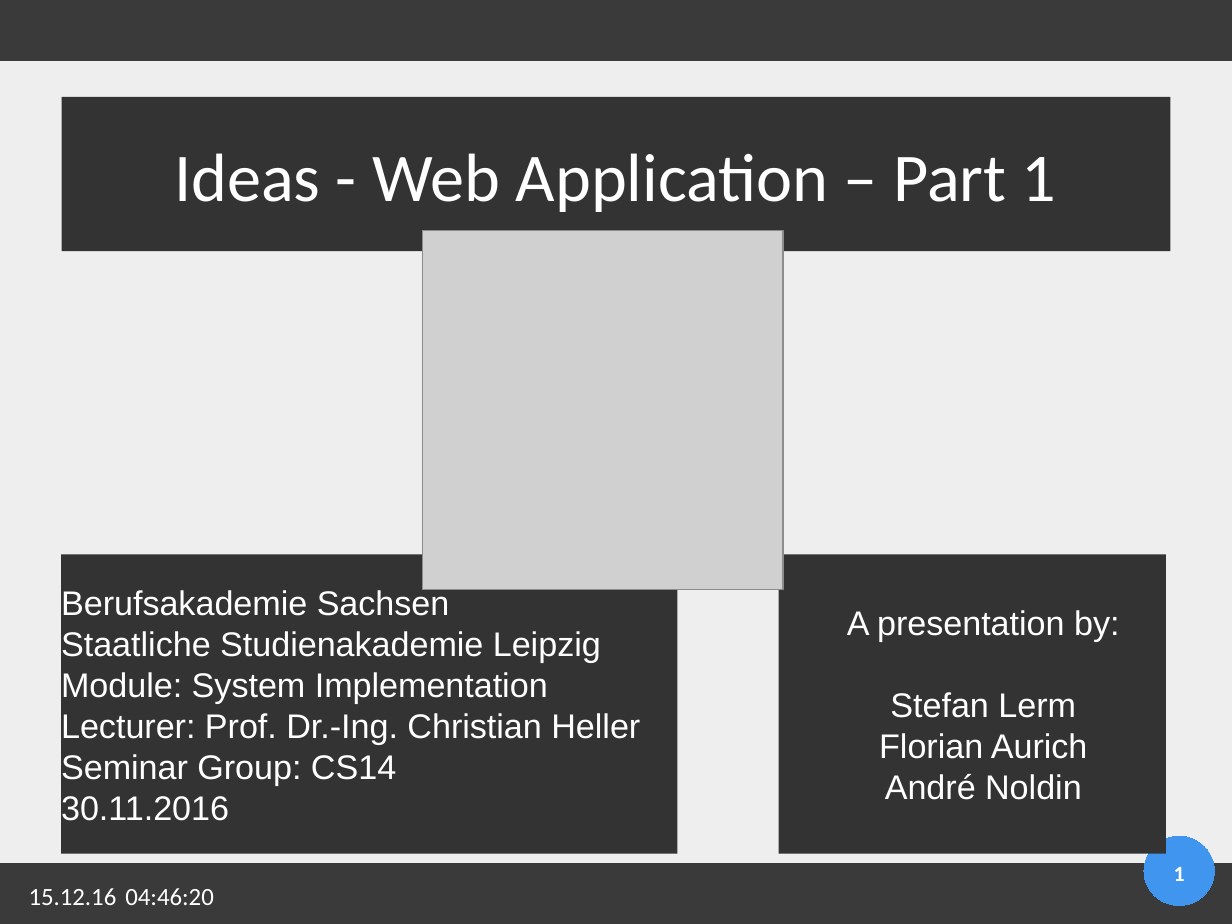
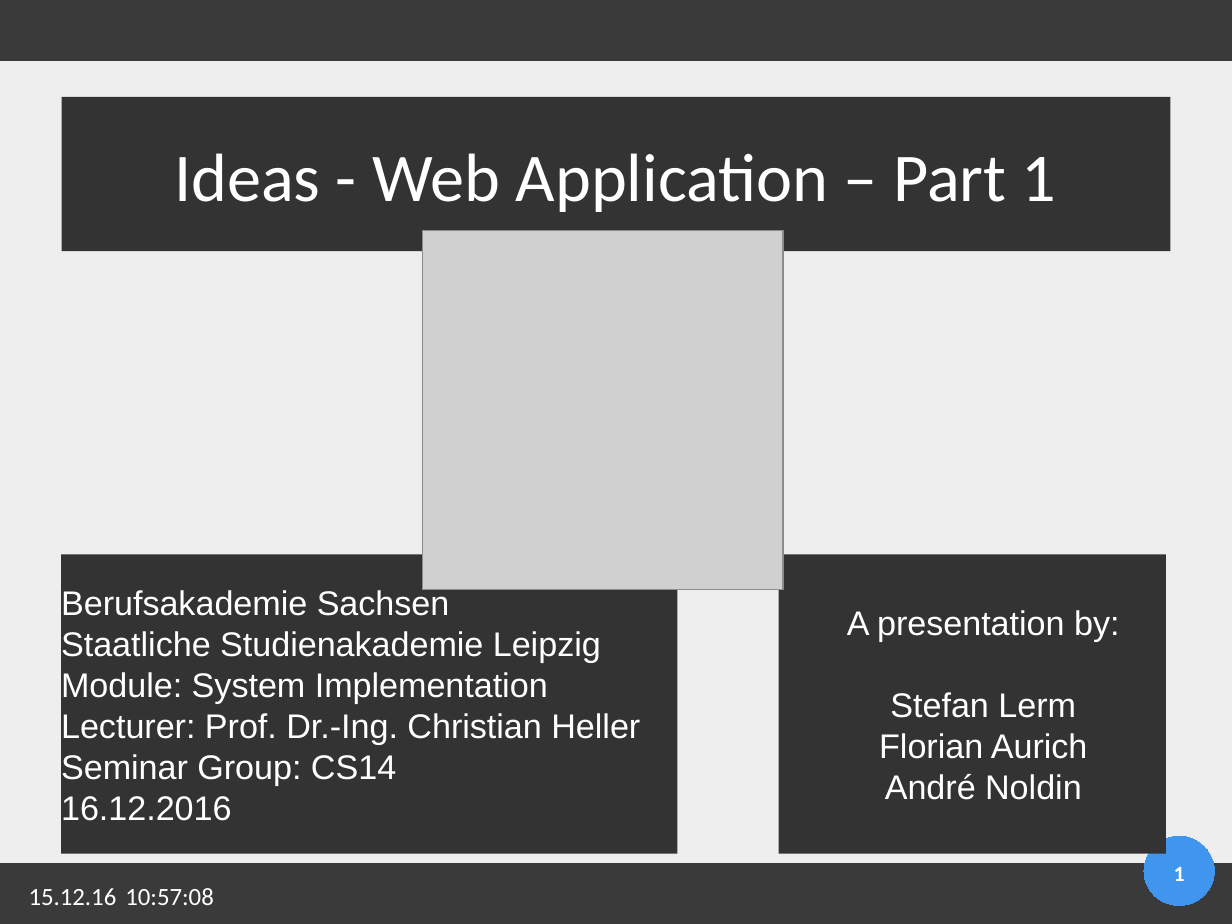
Before and after one commit to Geopras/IdeaWatcher, a slide deck: slide 1 of presentation/part1.odp. Drawn at 1232x924 pixels with LibreOffice and Linux fonts; fonts in the diff are those of the drawing; grey boxes stand for pictures; background and template pictures are left out; a plain dark background stands for a picture behind light text. Boxes give left, top, right and bottom in pixels: in the first picture for what was removed or moved away, otherwise in the second. Text is boxed around its words. In the diff, an @@ line names an element or a change of style, - is before the commit and + after.

```diff
--- a/presentation/part1.odp
+++ b/presentation/part1.odp
@@ text in rectangle at [61, 796, 232, 821]: text changed @@
-30.11.2016
+16.12.2016
@@ text at [125, 888, 213, 905]: text changed @@
-04:46:20
+10:57:08
```
Also in this commit, not shown: 7 other slides changed, 5 slides added, 1 other file.
